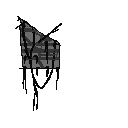
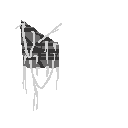
The second 128x128 image is a revision of the first. Changes to its layers:
painted on "Detail_4" over 15, 16, 62, 111
